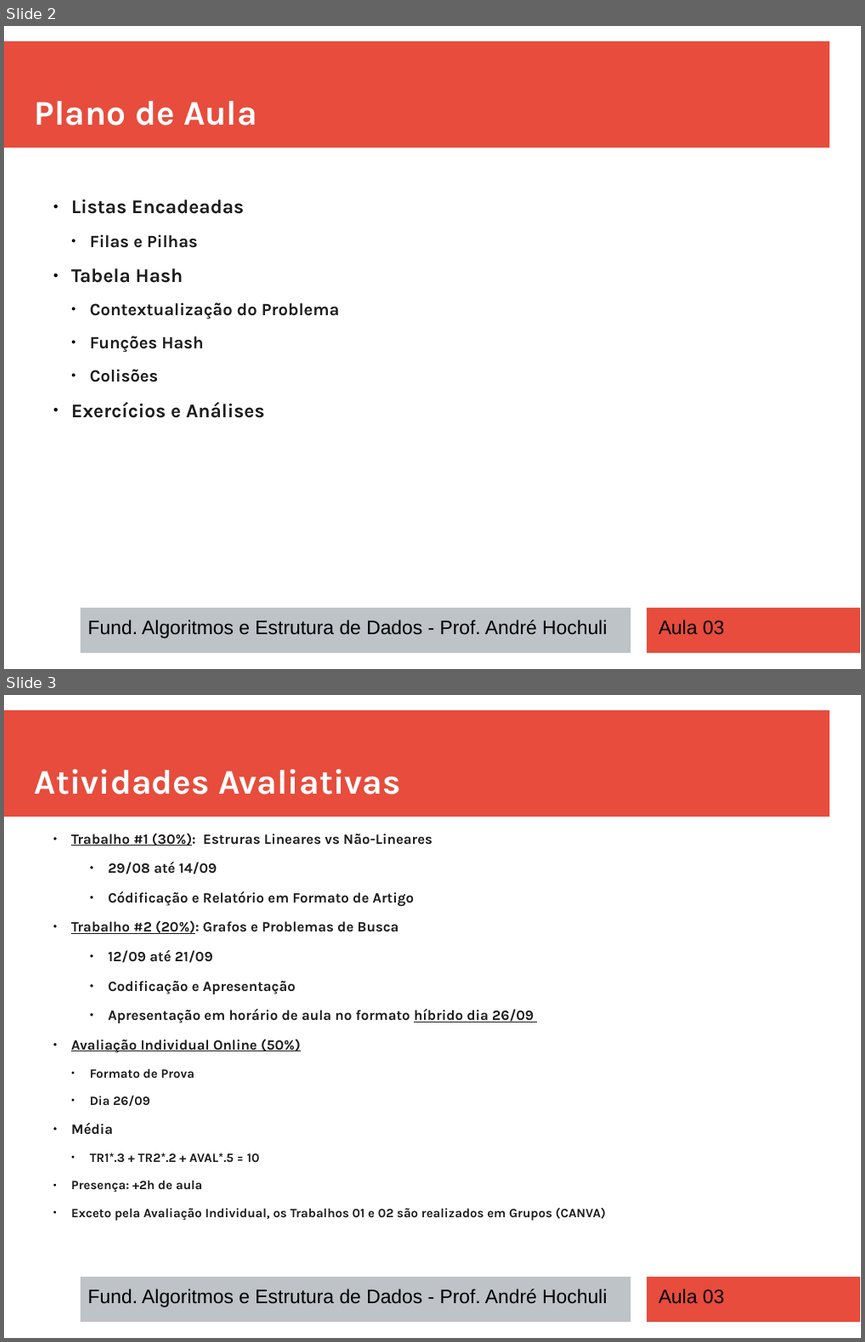
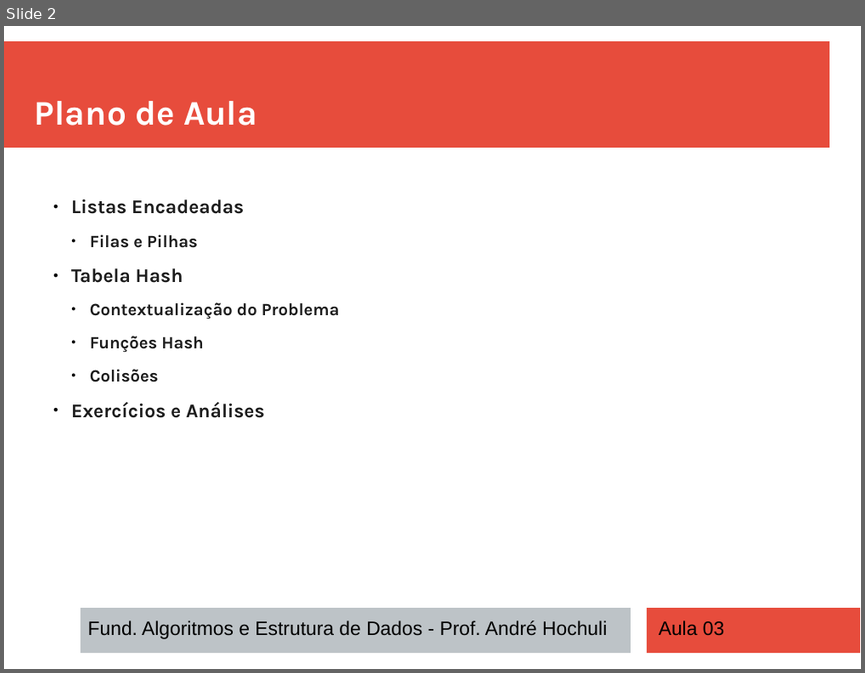
Before and after one commit to andrehochuli/teaching, a slide deck: DataStructuresAndAlgorithms/Lecture 03 - Linked Lists and Hash Table/Lecture 03 - Linked Lists and Hash Table.pptx. Shown one above the other, each under a label of ours: slides 2 and 3 before the commit, slide 2 after it. The pictures are 865x1342 and 865x673 pixels, drawn with LibreOffice and Linux fonts; fonts in the diff are those of the drawing. Boxes give left, top, right and bottom in pixels: in the first picture for what was removed or moved away, otherwise in the second. Text is boxed around its words. In the diff, an @@ line names an element or a change of style, - is before the commit and + after.

```diff
--- a/DataStructuresAndAlgorithms/Lecture 03 - Linked Lists and Hash Table/Lecture 03 - Linked Lists and Hash Table.pptx
+++ b/DataStructuresAndAlgorithms/Lecture 03 - Linked Lists and Hash Table/Lecture 03 - Linked Lists and Hash Table.pptx
@@ slide 3 removed at [4,695,861,1338], background #FFFFFF; not listed: 3 template elements that a slide beside it also shows @@
@@ text removed at [35,769,401,794] @@
-Atividades Avaliativas
@@ text removed at [71,833,606,1220] @@
-  ● Trabalho #1 (30%): Estruras Lineares vs Não-Lineares
-      ● 29/08 até 14/09
-      ● Códificação e Relatório em Formato de Artigo
-  ● Trabalho #2 (20%): Grafos e Problemas de Busca
-      ● 12/09 até 21/09
-      ● Codificação e Apresentação
-      ● Apresentação em horário de aula no formato híbrido dia 26/09
-  ● Avaliação Individual Online (50%)
-    ● Formato de Prova
-    ● Dia 26/09
-  ● Média
-    ● TR1*.3 + TR2*.2 + AVAL*.5 = 10
-  ● Presença: +2h de aula
-  ● Exceto pela Avaliação Individual, os Trabalhos 01 e 02 são realizados em Grupos (CANVA)
@@ text removed at [88,1288,607,1307] @@
-Fund. Algoritmos e Estrutura de Dados - Prof. André Hochuli
@@ text removed at [658,1288,724,1304] @@
-Aula 03
```
Also in this commit, not shown: 1 other slide removed, 1 other file.
